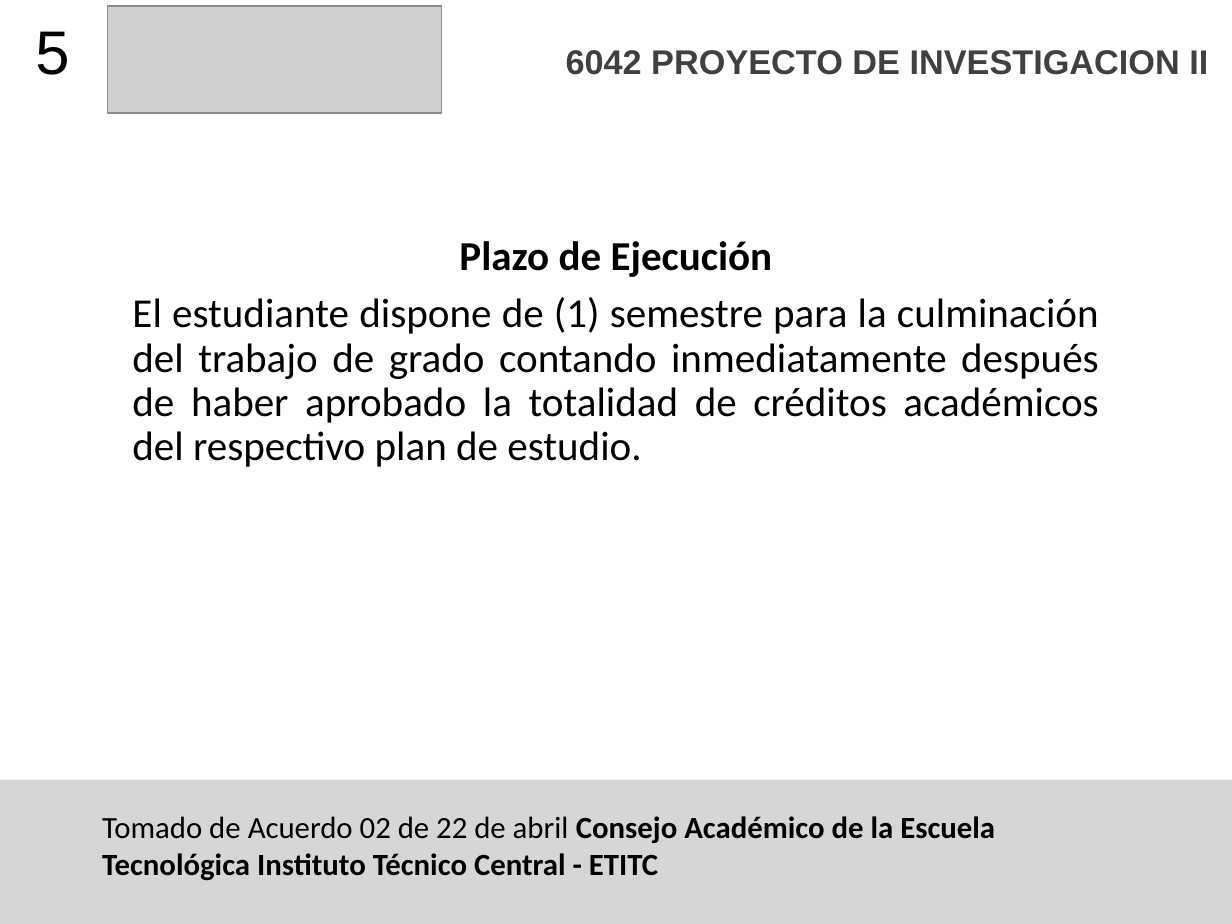
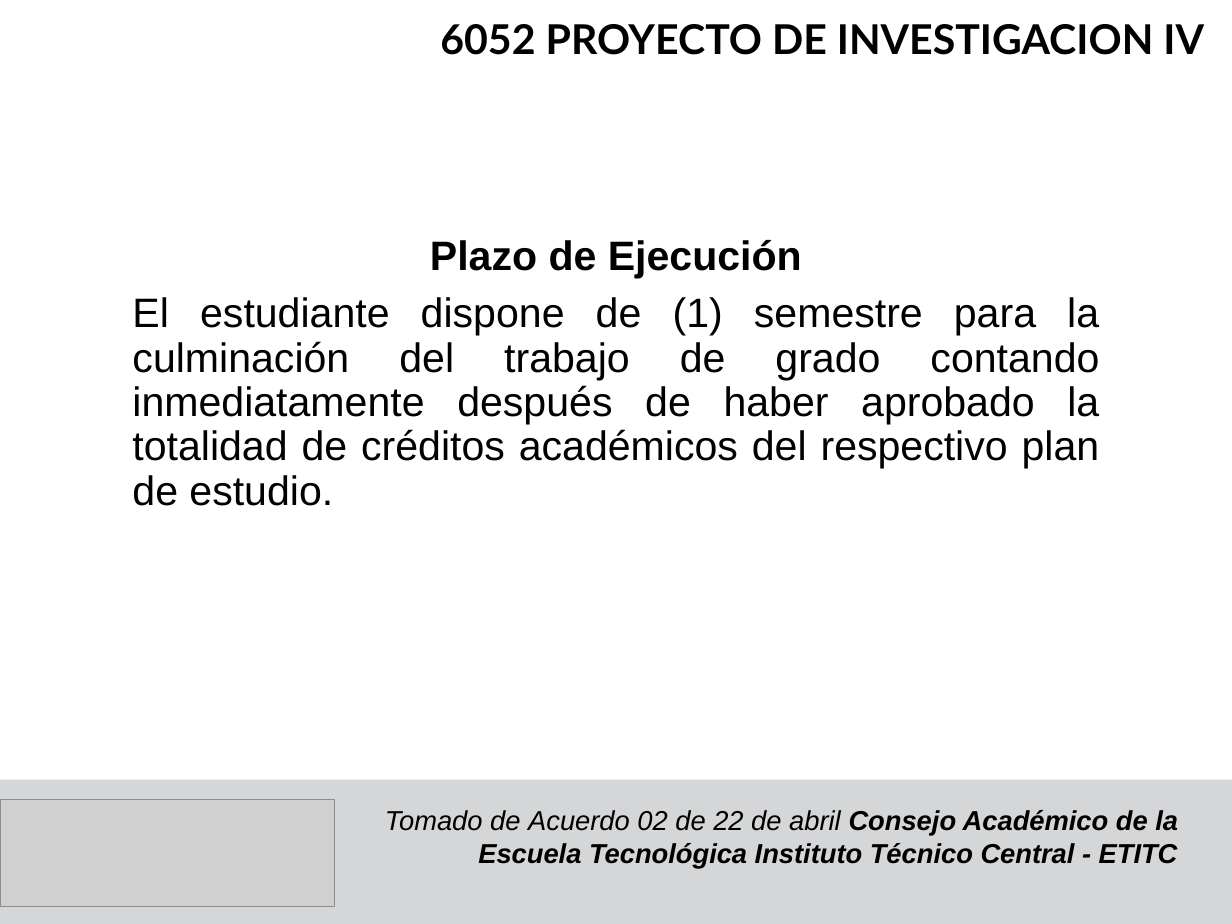
Before and after one commit to F4bian1012/ProyectoInvestigacionIV, a slide deck: slide 6 of Semana_0/Semana 0.pptx (slide 5 before the commit). Drawn at 1232x924 pixels with LibreOffice and Linux fonts; fonts in the diff are those of the drawing; grey boxes stand for pictures. Boxes give left, top, right and bottom in pixels: in the first picture for what was removed or moved away, otherwise in the second. Text is boxed around its words. In the diff, an @@ line names an element or a change of style, - is before the commit and + after.

```diff
--- a/Semana_0/Semana 0.pptx
+++ b/Semana_0/Semana 0.pptx
@@ picture removed at (107, 6, 442, 113) @@
@@ text at (440, 24, 1204, 55): text changed; size 20 to 24 pt; font Arial to Lato; text colour #404040 to #000000 @@
-6042 PROYECTO DE INVESTIGACION II
+6052 PROYECTO DE INVESTIGACION IV
@@ text removed at (35, 31, 69, 75) @@
-5
@@ text "Plazo de Ejecución" at (132, 240, 1100, 506): font Calibri to Arial @@
@@ picture added at (0, 800, 335, 907) @@
@@ text "Tomado de Acuerdo 02 de ...": place and size @@
-text "Tomado de Acuerdo 02 de ..." at (102, 816, 995, 881)
+text "Tomado de Acuerdo 02 de ..." at (385, 810, 1178, 868)
@@ text "Tomado de Acuerdo 02 de ..." at (385, 810, 1178, 868): size 18 to 16 pt, font Calibri to Arial, italic on; alignment left to right @@
```
Also in this commit, not shown: 18 other slides changed, 11 other files.
